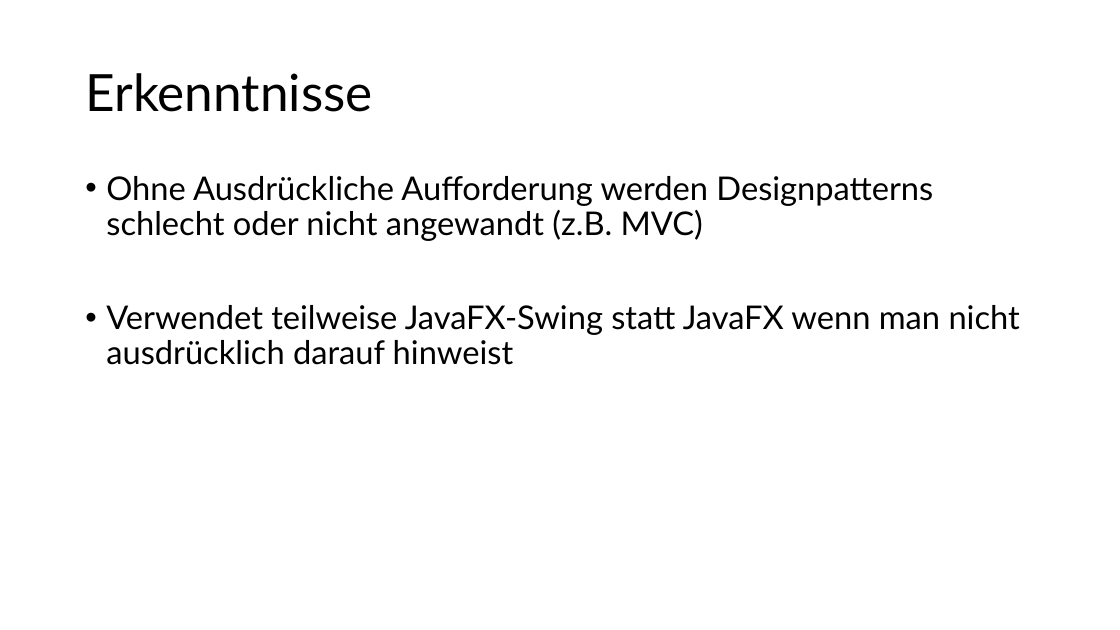
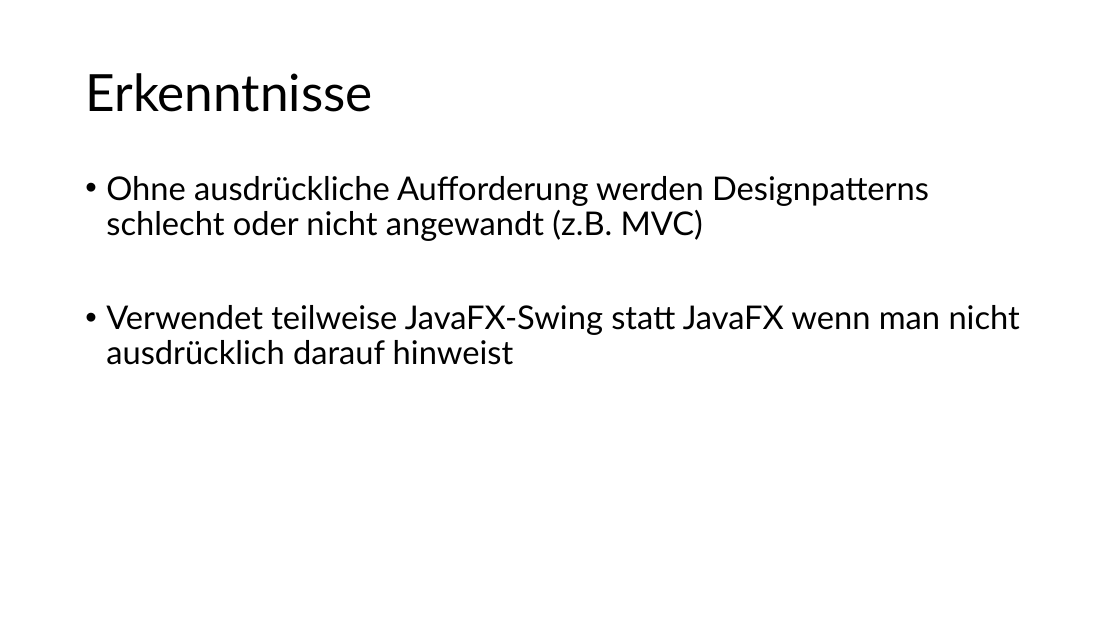
Before and after one commit to kis4-2026ss/projekt-g1-dorninger-pallinger, a slide deck: slide 24 of AI-Assisted Java Legacy Migration.pptx. Drawn at 1120x630 pixels with LibreOffice and Linux fonts; fonts in the diff are those of the drawing. Boxes give left, top, right and bottom in pixels: in the first picture for what was removed or moved away, otherwise in the second. Text is boxed around its words. In the diff, an @@ line names an element or a change of style, - is before the commit and + after.

```diff
--- a/AI-Assisted Java Legacy Migration.pptx
+++ b/AI-Assisted Java Legacy Migration.pptx
@@ text at (106,176,929,241): text changed @@
-• Ohne Ausdrückliche Aufforderung werden Designpatterns schlecht oder nicht angewandt (z.B. MVC)
+• Ohne ausdrückliche Aufforderung werden Designpatterns schlecht oder nicht angewandt (z.B. MVC)
```
Also in this commit, not shown: 15 other slides changed, 2 slides added.
